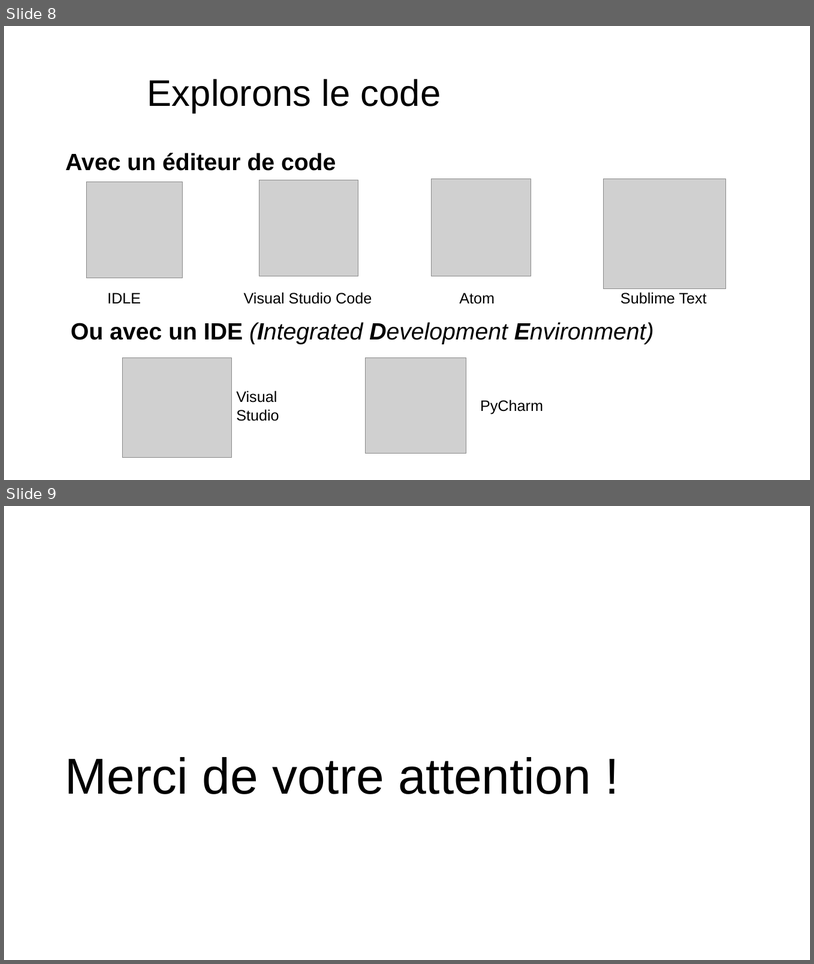
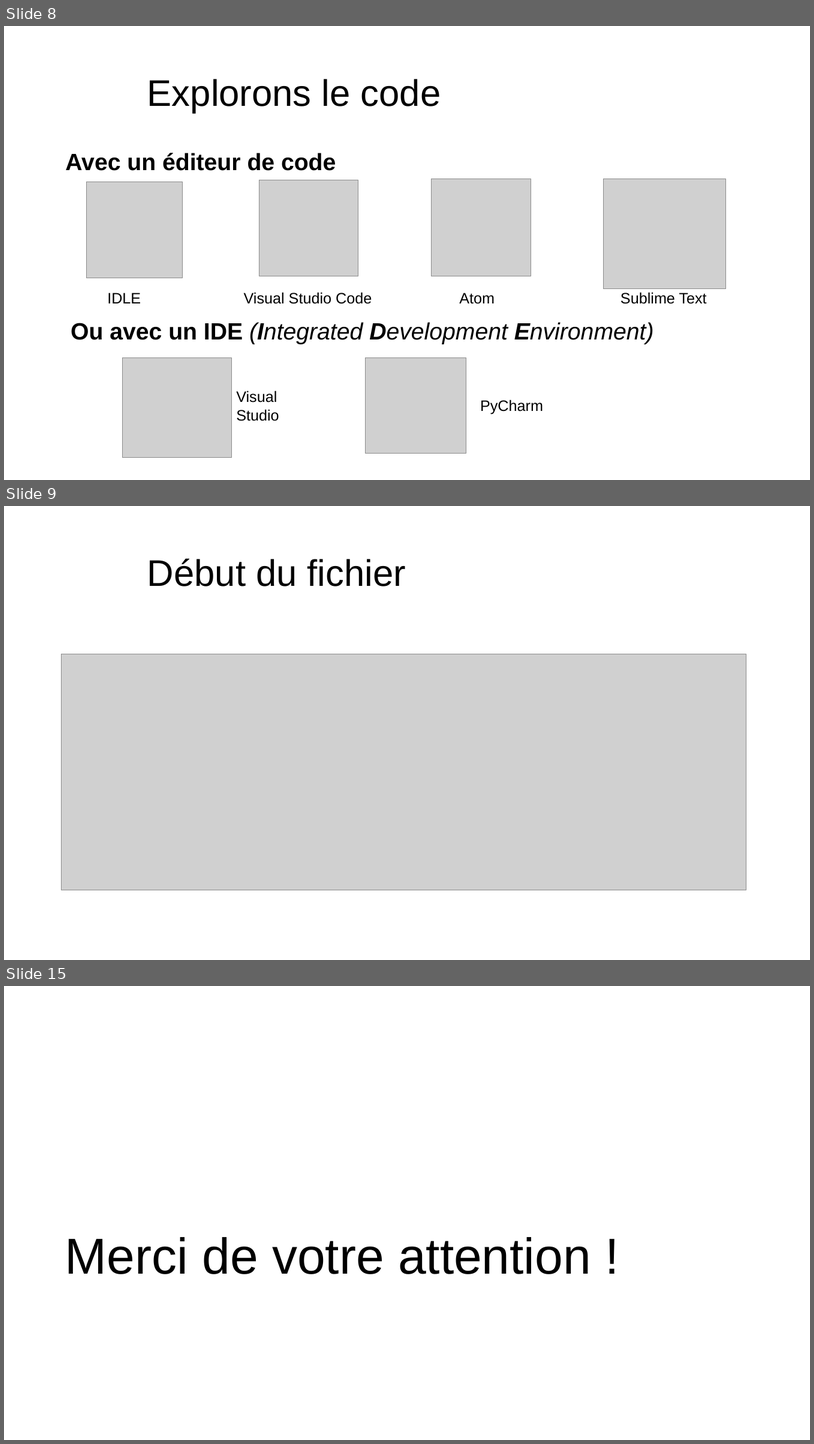
Before and after one commit to Natouche68/present-python-jeu-maths, a slide deck: present_python.pptx. Shown one above the other, each under a label of ours: slides 8 and 9 before the commit, slides 8, 9 and 15 after it; the slides between them are not shown. The pictures are 814x964 and 814x1444 pixels, drawn with LibreOffice and Linux fonts; fonts in the diff are those of the drawing; grey boxes stand for pictures; background and template pictures are left out. Boxes give left, top, right and bottom in pixels: in the first picture for what was removed or moved away, otherwise in the second. Text is boxed around its words. In the diff, an @@ line names an element or a change of style, - is before the commit and + after.

```diff
--- a/present_python.pptx
+++ b/present_python.pptx
@@ slide 9 added at box(4, 506, 810, 960), background picture (left out) @@
@@ title added at box(147, 558, 406, 586), 44 pt, text #000000 @@
+Début du fichier
@@ picture added at box(62, 654, 746, 889) @@
@@ what was slide 9 is now slide 15 @@
```
Also in this commit, not shown: 5 other slides added, 1 other file.
